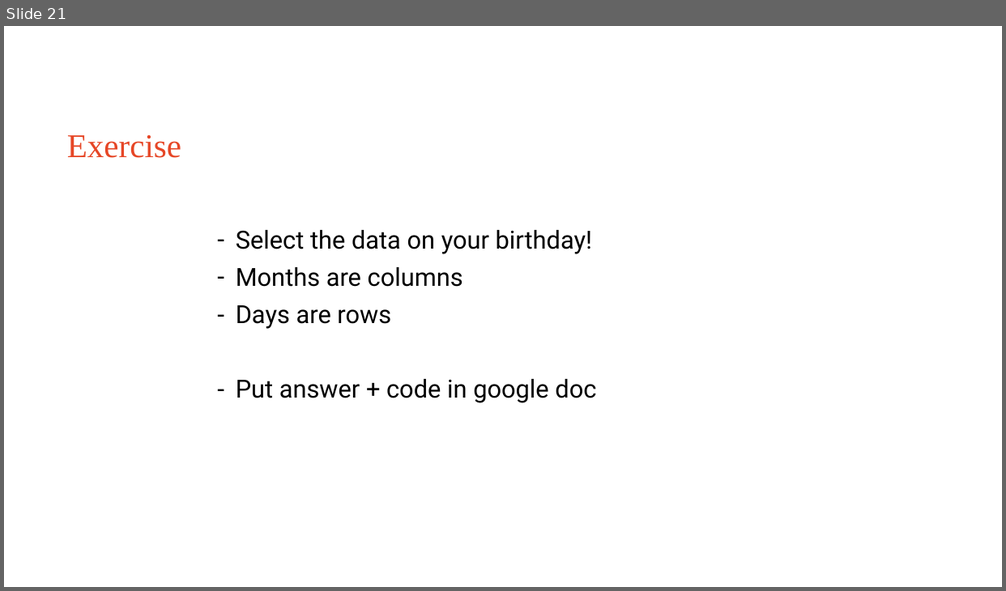
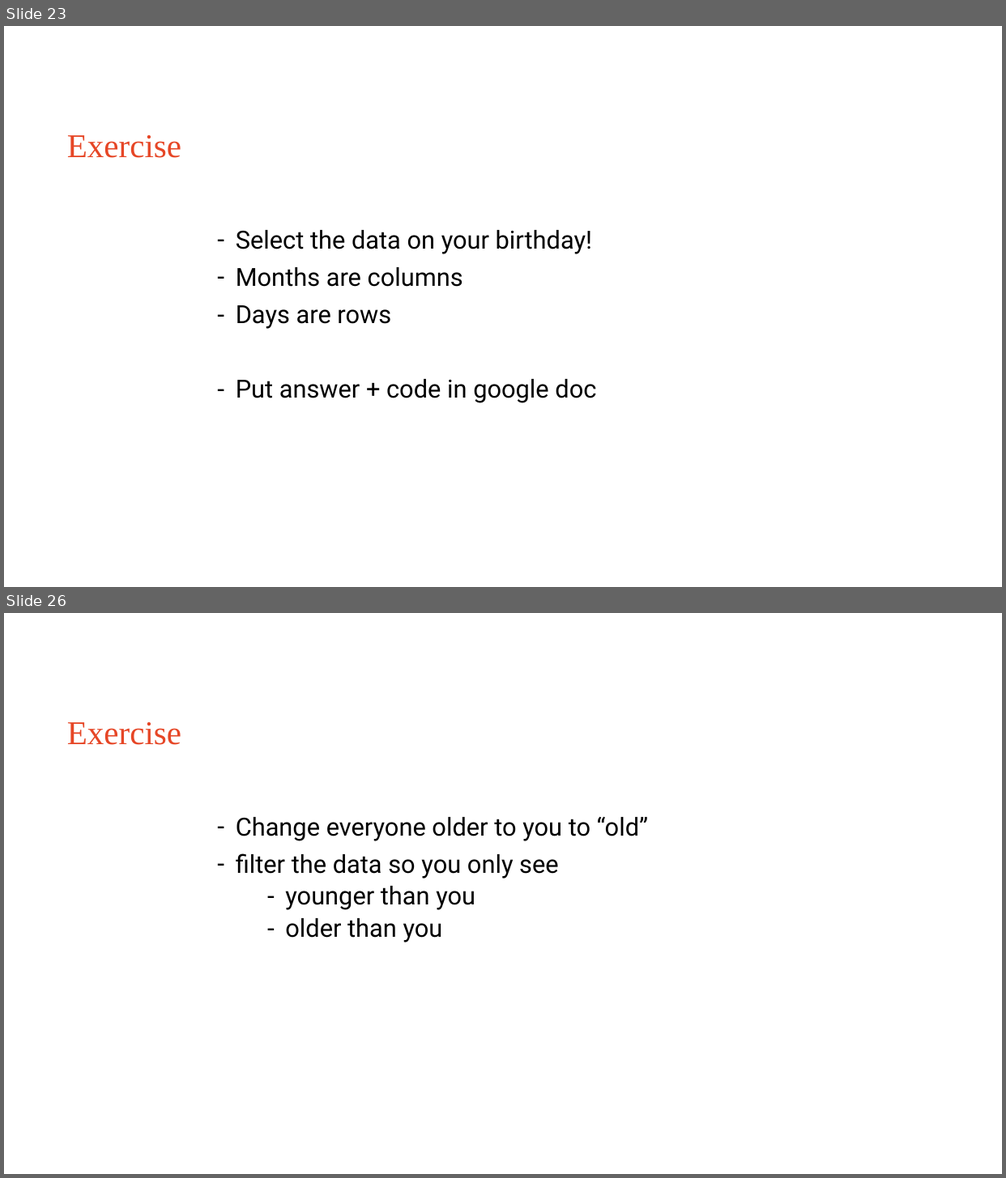
Before and after one commit to Sydney-Informatics-Hub/EDAinR, a slide deck: eda_r.pptx. Shown one above the other, each under a label of ours: slide 21 before the commit, slides 23 and 26 after it; the slides between them are not shown. The pictures are 1006x591 and 1006x1178 pixels, drawn with LibreOffice and Linux fonts; fonts in the diff are those of the drawing. Boxes give left, top, right and bottom in pixels: in the first picture for what was removed or moved away, otherwise in the second. Text is boxed around its words. In the diff, an @@ line names an element or a change of style, - is before the commit and + after.

Commit message:
Explains filtering and setting data
Uses mutate to show how to set data based on condition

```diff
--- a/eda_r.pptx
+++ b/eda_r.pptx
@@ slide 26 added at box(4, 613, 1002, 1174), background #FFFFFF @@
@@ title added at box(67, 722, 181, 745), 32 pt, text #E64626 @@
+Exercise
@@ text added at box(236, 816, 648, 943), 24 pt, text #000000 @@
+– Change everyone older to you to “old”
+– filter the data so you only see
+  – younger than you
+  – older than you
@@ what was slide 21 is now slide 23 @@
```
Also in this commit, not shown: 3 slides changed, 4 other slides added, 1 other file.
